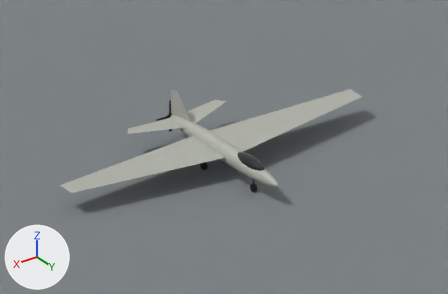
The Blender file blender/fleet/models/muav.blend, before and after one commit.
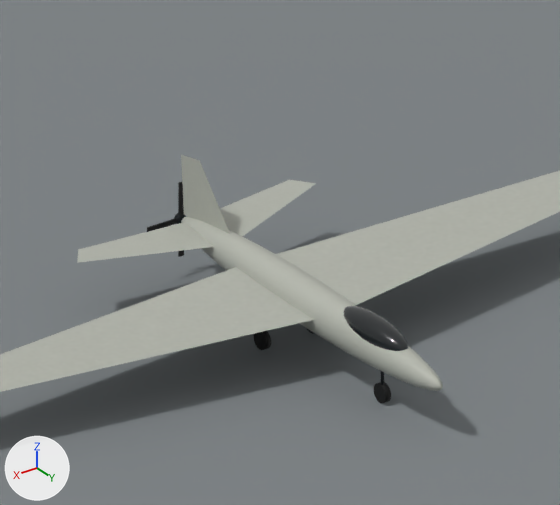
Each version is shown from the file's camera 'ComparisonCamera', then close up on the part from 21% to 73% of the width and 9% to 80% of the height. Arrows for +X, +Y and +Z are at lower left; the lights stay in place. The first two pictures are the older version.

Objects in the first close-up: 'Canopy or sensor cover', 'ComparisonFloor', 'Fuselage', 'Tailplane', 'Tailplane.001', 'Vertical tail', 'Wing', 'Wing.001' and 5 more.
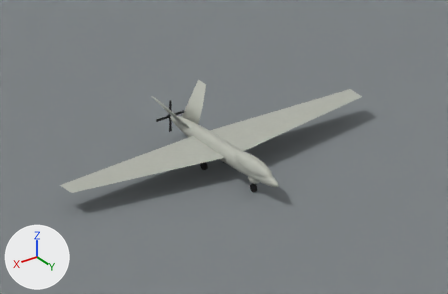
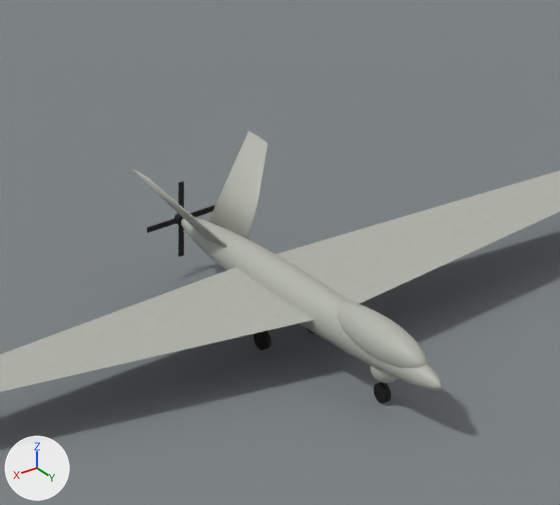
Commit message: Match MUAV canted tail and nose fairing to the flight photograph

Location of each change, [x1, y1, x2, y2] in pixels of the close-ups (560 x 505 px):
'Canted tail surface', added
    after: [208, 131, 268, 239]
'Upper nose fairing', added
    after: [337, 302, 427, 368]
'Tailplane.001', deleted
    before: [77, 223, 214, 263]
'Tailplane', deleted
    before: [220, 180, 316, 236]
'Vertical tail', deleted
    before: [181, 155, 230, 234]
'Canopy or sensor cover', deleted
    before: [344, 306, 408, 351]
'Canted tail surface.001', added
    after: [133, 169, 227, 247]
'Ventral pod', added
    after: [370, 365, 397, 383]

The change, as a diff of the scene's bpy script:
```diff
--- a/blender/fleet/models/muav.blend.py
+++ b/blender/fleet/models/muav.blend.py
@@ me_canted_tail_surface_001 @@
+me_canted_tail_surface_001.from_pydata(...)  # 72 vertices, 140 faces; spans x 0.12..2.1, y -6.02..-3.59, z 1.94..4.15
+me_canted_tail_surface_001.materials.append(mat_paint)
@@ me_canted_tail_surface @@
+me_canted_tail_surface.from_pydata(...)  # 72 vertices, 140 faces; spans x -2.1..-0.12, y -6.02..-3.59, z 1.94..4.15
+me_canted_tail_surface.materials.append(mat_paint)
@@ me_sphere_002 @@
+me_sphere_002.from_pydata(...)  # a UV sphere (24 segments, 12 rings, poles along z) spanning x -1.0..1.0, y -1.0..1.0, z -1.0..1.0
+me_sphere_002.polygons.foreach_set('use_smooth', [True] * 288)
+me_sphere_002.materials.append(mat_paint)
@@ me_sphere_001_1 @@
+me_sphere_001_1.from_pydata(...)  # a UV sphere (24 segments, 12 rings, poles along z) spanning x -1.0..1.0, y -1.0..1.0, z -1.0..1.0
+me_sphere_001_1.polygons.foreach_set('use_smooth', [True] * 288)
+me_sphere_001_1.materials.append(mat_paint)
@@ ob_canopy_or_sensor_cover @@
-ob_canopy_or_sensor_cover = bpy.data.objects.new('Canopy or sensor cover', me_sphere_001)
-ob_canopy_or_sensor_cover.parent = ob_hull
-ob_canopy_or_sensor_cover.location = (0.0, 3.12, 2.15)
-ob_canopy_or_sensor_cover.scale = (0.47, 1.56, 0.45)
@@ ob_tailplane @@
-ob_tailplane = bpy.data.objects.new('Tailplane', me_tailplane)
-ob_tailplane.parent = ob_tail
-ob_tailplane.location = (0.0, 0.0, 0.0)
@@ ob_tailplane_001 @@
-ob_tailplane_001 = bpy.data.objects.new('Tailplane.001', me_tailplane_001)
-ob_tailplane_001.parent = ob_tail
-ob_tailplane_001.location = (0.0, 0.0, 0.0)
@@ ob_vertical_tail @@
-ob_vertical_tail = bpy.data.objects.new('Vertical tail', me_vertical_tail)
-ob_vertical_tail.parent = ob_tail
-ob_vertical_tail.location = (0.0, 0.0, 0.0)
@@ ob_canted_tail_surface_001 @@
+ob_canted_tail_surface_001 = bpy.data.objects.new('Canted tail surface.001', me_canted_tail_surface_001)
+ob_canted_tail_surface_001.parent = ob_tail
+ob_canted_tail_surface_001.location = (0.0, 0.0, 0.0)
@@ ob_canted_tail_surface @@
+ob_canted_tail_surface = bpy.data.objects.new('Canted tail surface', me_canted_tail_surface)
+ob_canted_tail_surface.parent = ob_tail
+ob_canted_tail_surface.location = (0.0, 0.0, 0.0)
@@ ob_ventral_pod @@
+ob_ventral_pod = bpy.data.objects.new('Ventral pod', me_sphere_002)
+ob_ventral_pod.parent = ob_hull
+ob_ventral_pod.location = (0.0, 3.64, 1.14)
+ob_ventral_pod.scale = (0.4, 0.52, 0.41)
@@ ob_upper_nose_fairing @@
+ob_upper_nose_fairing = bpy.data.objects.new('Upper nose fairing', me_sphere_001_1)
+ob_upper_nose_fairing.parent = ob_hull
+ob_upper_nose_fairing.location = (0.0, 3.35, 2.02)
+ob_upper_nose_fairing.scale = (0.61, 2.26, 0.63)
```
